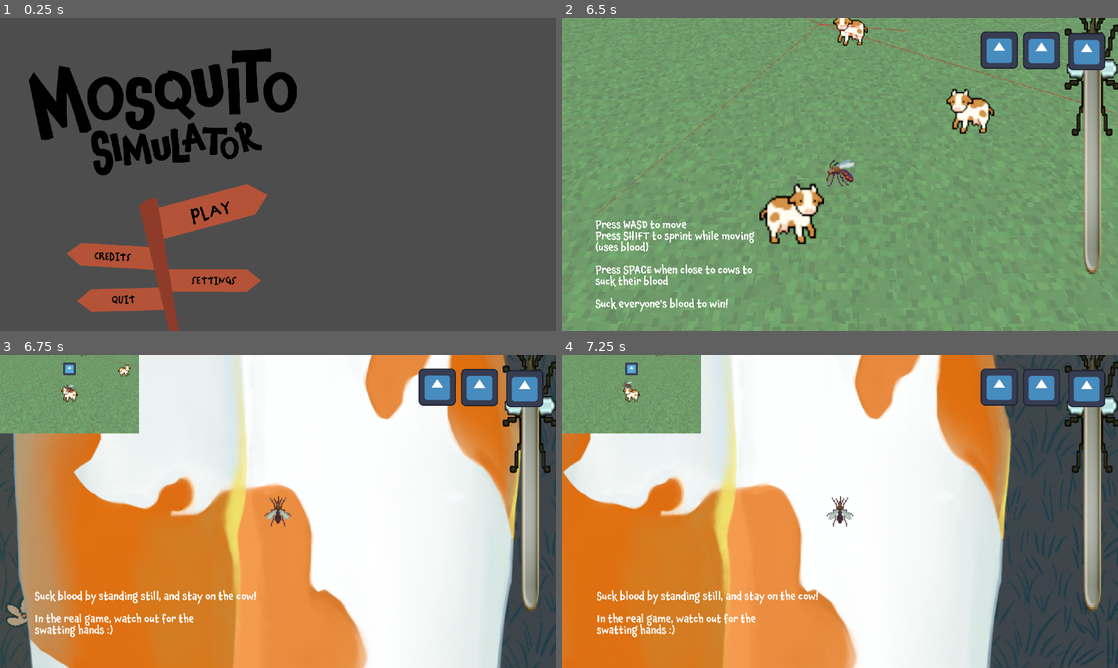
Above: before the commit, frames 1-4 (two rows, left to right).
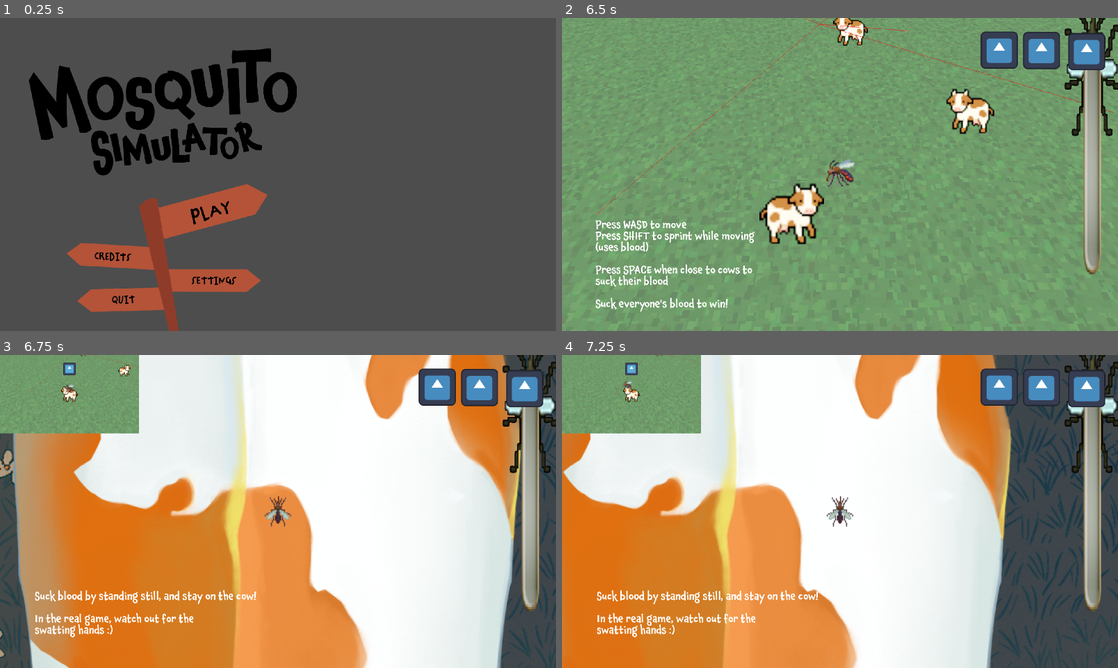
Above: after the commit, the same moments.

Repository: BrownRISDGameDevelopers/mosquito-simulator
Game: Godot game, scene res://scenes/MainMenu.tscn
The game is run twice, just before and just after one commit, with the same random seed, the same clock (stepped at 60 frames per second) and the same inputs. The engine's default icon, where the game draws it, is replaced by a stand-in: a white triangle on a blue panel in a dark square.
Inputs (mouse positions are in pixels of both pictures, inside the frame that each line leads up to):
- Up to frame 1 (0.25 s): no input
- Up to frame 2 (6.5 s): click (773, 208) at 0.5 s; tap Space (suck) at 1.25, 2, 2.1, 2.75, 3.5, 3.6, 4.25, 5, 5.1 s; hold D (right) 1.28-2.03 s; hold Shift (sprint) 1.28-2.03 s; hold S (down) 2.03-2.78 s; hold D (right) 2.78-3.53 s; hold Shift (sprint) 2.78-3.53 s; hold W (up) 3.53-4.28 s; hold Shift (sprint) 4.28-5.03 s; hold A (left) 4.28-5.78 s; hold S (down) from 5.78 s (still down); hold Shift (sprint) from 5.78 s (still down)
- Up to frame 3 (6.75 s): release S (down) at 6.53 s; release Shift (sprint) at 6.53 s; hold D (right) from 6.53 s (still down); tap Space (suck) at 6.6 s
- Up to frame 4 (7.25 s): keep holding D (right)

Frames 1-2 are identical in both runs. In frame 3, 1.2% of the frame differs, in the area x 0-100%, y 0-100%; in frame 4, 2.3%, in the area x 77-100%, y 0-100%.

Commit message:
tutorial background adjust

Diff:
--- a/scenes/SwatMinigame.tscn
+++ b/scenes/SwatMinigame.tscn
@@ -15,7 +15,7 @@
 swatter_scene = ExtResource("4_y7wqd")
 
 [node name="Bg" type="Sprite2D" parent="."]
-position = Vector2(451.99988, 290.0001)
+position = Vector2(-55.99997, -59.99994)
 scale = Vector2(2.838297, 2.838297)
 texture = ExtResource("4_b73rt")
 
